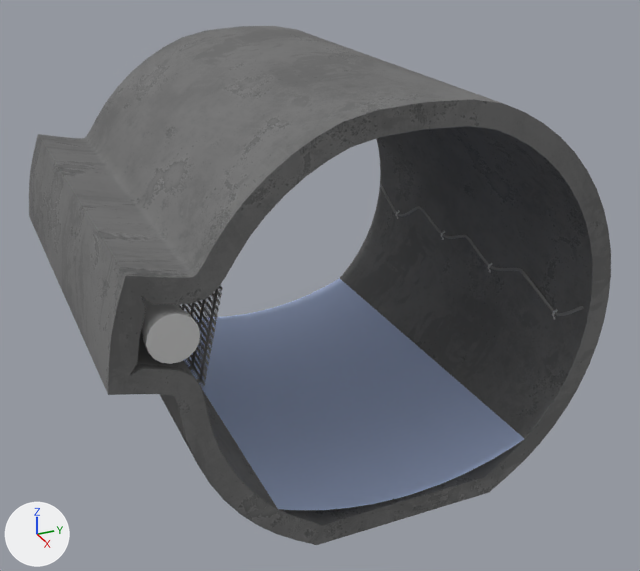
An edit to the FBX model Architecture/Tunnel_SM.FBX, drawn before and after from the same camera.
Rendered twice from a camera (50 mm lens) standing at (23.76, -8.31, 8.51) and looking at (5.6, -0.14, -0.58). Lighting does not change. The marker at lower left points along +X, +Y and +Z. Objects named as collision shapes, trigger or cutter boxes, shadow casters or lower levels of detail are left out. Where no turn or scale is listed for an object, it has been applied to the vertices.

Script lines for the objects in view, before the commit:
```python
mat_waterstream_mi = principled_material('WaterStream_MI')
mat_waterstream_mi.base_color = (0.494, 0.604, 0.882)  # blue #bbccf1
mat_waterstream_mi.roughness = 0.859
me_mesh = bpy.data.meshes.new('Mesh')
me_mesh.from_pydata(...)  # 3000 vertices, 3000 faces; spans x 0.0..10.0, y -6.2..4.97, z -4.49..4.87
me_mesh.materials.append(mat_concrete_mi)  # picture img_concrete_a_png
me_mesh_769 = bpy.data.meshes.new('Mesh.769')
me_mesh_769.from_pydata(...)  # 169 vertices, 144 faces; spans x 0.0..10.0, y -3.25..3.25, z -3.78..-3.07
me_mesh_769.materials.append(mat_waterstream_mi)  # blue #bbccf1
me_mesh_773 = bpy.data.meshes.new('Mesh.773')
me_mesh_773.from_pydata(...)  # 325 vertices, 646 faces; spans x 0.0..2.5, y -0.49..0.49, z -0.49..0.49
me_mesh_773.materials.append(mat_metal_mi)  # light grey #cfcfcf
ob_pipe_sm_003 = bpy.data.objects.new('Pipe_SM_003', me_mesh_773)
ob_pipe_sm_003.location = (7.5, -4.96, 1.11)
ob_tunnel_sm = bpy.data.objects.new('Tunnel_SM', me_mesh)
ob_tunnel_sm.location = (0.0, 0.0, 0.0)
ob_waterstream_sm = bpy.data.objects.new('WaterStream_SM', me_mesh_769)
ob_waterstream_sm.location = (0.0, 0.0, -0.09)
# also in view: 'Grate_SM' at (5.0, -4.3, 1.01); 'Wire_SM' at (4.93, 4.42, -0.51)
```
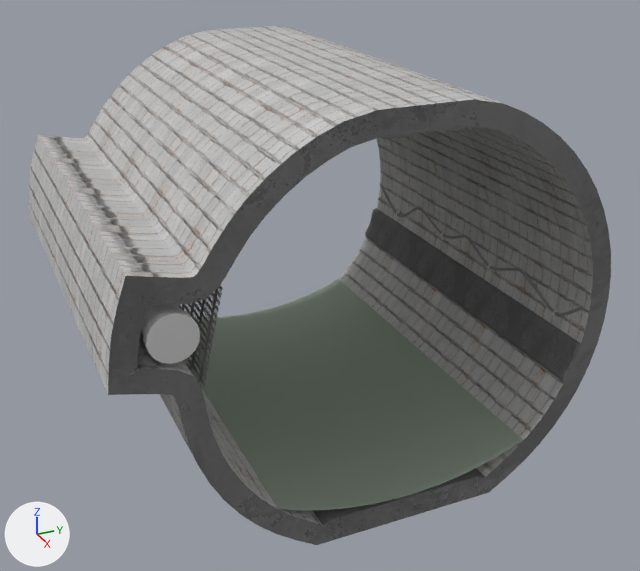
What differs and where, as boxes (x1, y1, x2, y2) in the pictures (640 x 571 px):
'WaterStream_SM', recoloured (blue to grey): (184, 278, 524, 510) in both
part 1 of me_mesh, built on: before (366, 208, 597, 386); after (365, 208, 597, 386)
part 2 of me_mesh, built on: before (206, 26, 474, 137); after (206, 26, 474, 139)
part 3 of me_mesh, built on: (312, 468, 489, 545) in both

Diff of the bpy script that builds the scene:
```diff
--- a/Architecture/Tunnel_SM.FBX.py
+++ b/Architecture/Tunnel_SM.FBX.py
@@ img_bricks_n_png @@
+img_bricks_n_png = load_image('Bricks_n.png', '../Textures/Bricks_n.png', 1024, 1024, 'Non-Color')
@@ img_paintedbricks_a_png @@
+img_paintedbricks_a_png = load_image('PaintedBricks_a.png', '../Textures/PaintedBricks_a.png', 1024, 1024, 'sRGB')
@@ mat_waterstream_mi @@
 mat_waterstream_mi = principled_material('WaterStream_MI')
-mat_waterstream_mi.base_color = (0.494, 0.604, 0.882)  # blue #bbccf1
+mat_waterstream_mi.base_color = (0.322, 0.392, 0.314)  # grey #9aa898
 mat_waterstream_mi.roughness = 0.859
@@ mat_paintedbricks_mi @@
+mat_paintedbricks_mi = bpy.data.materials.new('PaintedBricks_MI')
+# uses the picture img_bricks_n_png
+# uses the picture img_paintedbricks_a_png
@@ me_mesh @@
 # used by ob_tunnel_sm; location = (0.0, 0.0, 0.0)
-me_mesh.from_pydata(...)  # 3000 vertices, 3000 faces; spans x 0.0..10.0, y -6.2..4.97, z -4.49..4.87
+me_mesh.from_pydata(...)  # 3682 vertices, 7364 faces; spans x 0.0..10.0, y -6.2..4.97, z -4.49..4.82
+# me_mesh part 1: 50 vertices removed from x 0.0..10.0, y 4.21..4.68, z -1.67..-1.5; 424 vertices added at x 0.0..10.0, y 3.96..4.74, z -1.91..-1.04
+# me_mesh part 2: 50 vertices removed from x 0.0..10.0, y 0.0, z 4.37..4.87; 208 vertices added at x 0.0..10.0, y -0.86..0.86, z 4.26..4.82
+# me_mesh part 3: 50 vertices removed from x 0.0..10.0, y 0.0, z -4.49..-3.99; 200 vertices added at x 0.0..10.0, y -1.99..1.99, z -4.49..-3.92
 me_mesh.materials.append(mat_concrete_mi)
+me_mesh.materials.append(mat_paintedbricks_mi)
```
